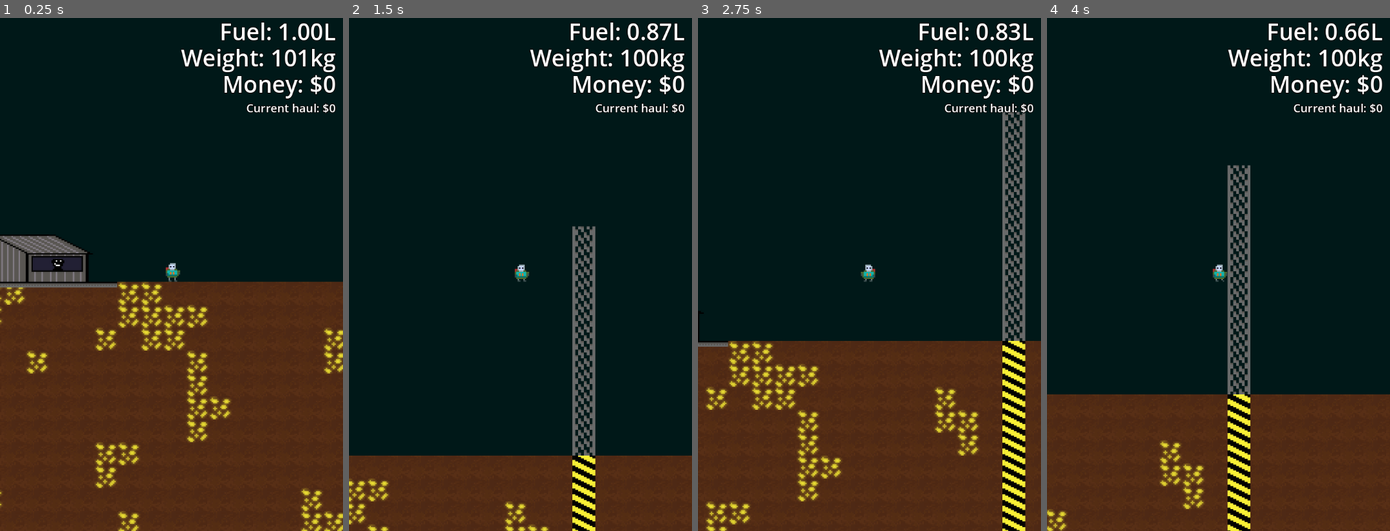
Above: before the commit, frames 1-4 (left to right).
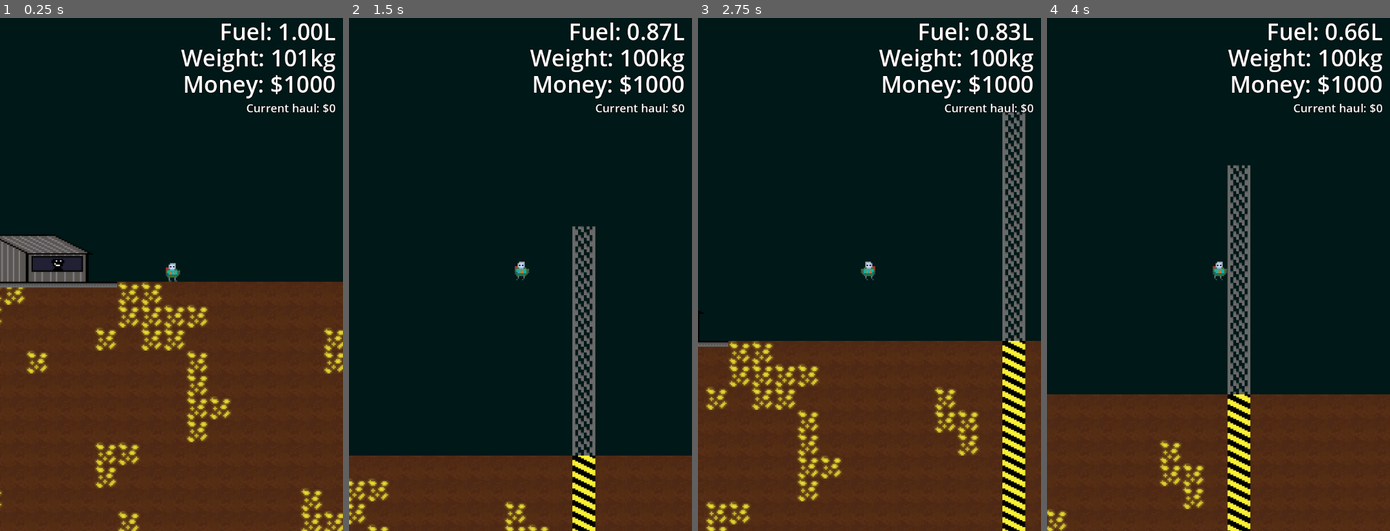
Above: after the commit, the same moments.

Repository: brikr/ludum-dare-57
Game: Godot game, scene res://scenes/main/main.tscn
The game is run twice, just before and just after one commit, with the same random seed, the same clock (stepped at 60 frames per second) and the same inputs.
Inputs (mouse positions are in pixels of both pictures, inside the frame that each line leads up to):
- Up to frame 1 (0.25 s): no input
- Up to frame 2 (1.5 s): tap Enter at 0.5 s; move the mouse to (595, 248) at 0.52 s; hold Space (jump) 0.53-1.28 s; hold D (move_right) from 0.53 s (still down); move the mouse to (451, 300) at 1.27 s; tap F (interact) at 1.35 s
- Up to frame 3 (2.75 s): tap Space (jump) at 1.52, 1.55, 1.82, 2.3 s; move the mouse to (903, 161) at 2.02 s; release D (move_right) at 2.03 s; press the mouse at (903, 161) at 2.03 s; hold A (move_left) from 2.03 s (still down)
- Up to frame 4 (4 s): move the mouse to (1201, 377) at 2.77 s; release A (move_left) at 2.78 s; release the mouse at (1201, 377) at 2.78 s; hold D (move_right) from 2.78 s (still down); tap Space (jump) at 2.85, 3.02, 3.32 s; move the mouse to (1321, 351) at 3.52 s; hold Space (jump) from 3.53 s (still down); tap F (interact) at 3.6 s

The runs differ from the first frame. In frame 1, 0.8% of the frame differs, in the area x 53-98%, y 11-16%; in frame 2, 0.9%, in the area x 48-98%, y 11-52%; in frame 3, 0.9%; in frame 4, 0.9%.

Commit message:
air animations

Diff:
--- a/scenes/player/player.gd
+++ b/scenes/player/player.gd
@@ -60,7 +60,9 @@
 var haul_weight = 0.0
 ## Bank
 # value of sold items
-var bank_value = 0.0
+var bank_value = 1000.0
+## Jetpack
+var is_jetpacking = false
 
 func _ready():
   $AnimatedSprite2D.play()
@@ -69,22 +71,38 @@
 func _physics_process(delta):
   _process_movement(delta)
   _process_digging(delta)
-
-func _animate_on_ground(velocity: Vector2):
+  _process_animation()
+
+func _process_animation():
   if velocity == Vector2(0, 0):
+    # idle
     $AnimatedSprite2D.speed_scale = 1.0
-    # idle
     if $AnimatedSprite2D.animation.ends_with("right"):
       $AnimatedSprite2D.animation = "idle_right"
     else:
       $AnimatedSprite2D.animation = "idle_left"
-
-  else:
-    $AnimatedSprite2D.speed_scale = 10.0
-    if velocity.x < 0:
-      $AnimatedSprite2D.animation = "walk_left"
-    else:
-      $AnimatedSprite2D.animation = "walk_right"
+  else:
+    # movin
+    if is_on_floor():
+      # ground
+      $AnimatedSprite2D.speed_scale = 10.0
+      if Input.get_axis("move_left", "move_right") < 0:
+        $AnimatedSprite2D.animation = "walk_left"
+      else:
+        $AnimatedSprite2D.animation = "walk_right"
+    else:
+      # air
+      if is_jetpacking:
+        $AnimatedSprite2D.speed_scale = 2.0
+      else:
+        # if not jetpacking, just freeze on first frame of air anim
+        $AnimatedSprite2D.speed_scale = 0.0
+        $AnimatedSprite2D.frame = 0
+      if Input.get_axis("move_left", "move_right") < 0:
+        $AnimatedSprite2D.animation = "air_left"
+      else:
+        $AnimatedSprite2D.animation = "air_right"
+
 
 func _process_movement(delta):
   if is_on_floor():
@@ -100,8 +118,6 @@
       velocity.x = move_toward(velocity.x, move_direction * speed, accel)
     else:
       velocity.x = move_toward(velocity.x, 0, accel)
-
-    _animate_on_ground(velocity)
   else:
     # Air stuff
     # Apply gravity
@@ -116,10 +132,13 @@
       velocity.x = move_toward(velocity.x, 0, air_accel)
 
     if Input.is_action_pressed("jump") && $JetpackDelay.is_stopped() && current_fuel > 0:
+      is_jetpacking = true
       # jetpack go brrr
       velocity.y = move_toward(velocity.y, -jetpack_speed_limit, get_jetpack_accel())
       # consume fuel
       current_fuel -= jetpack_fuel_efficiency
+    else:
+      is_jetpacking = false
 
   move_and_slide()
   clamp_to_world()
--- a/scenes/player/player.tscn
+++ b/scenes/player/player.tscn
@@ -1,10 +1,58 @@
-[gd_scene load_steps=32 format=3 uid="uid://eduld2nd3eqw"]
+[gd_scene load_steps=44 format=3 uid="uid://eduld2nd3eqw"]
 
 [ext_resource type="Script" uid="uid://dpbukbr1m44es" path="res://scenes/player/player.gd" id="1_8afob"]
 [ext_resource type="Texture2D" uid="uid://cwog7sm42684w" path="res://assets/tile_highlight.png" id="2_dovo2"]
 [ext_resource type="Texture2D" uid="uid://clokykimm1apq" path="res://assets/player.png" id="2_lvxji"]
 [ext_resource type="Texture2D" uid="uid://cc2qiohmmy07d" path="res://assets/tile_breaking.png" id="3_gmlin"]
 
+[sub_resource type="AtlasTexture" id="AtlasTexture_28m0y"]
+atlas = ExtResource("2_lvxji")
+region = Rect2(0, 64, 16, 16)
+
+[sub_resource type="AtlasTexture" id="AtlasTexture_uniwh"]
+atlas = ExtResource("2_lvxji")
+region = Rect2(16, 64, 16, 16)
+
+[sub_resource type="AtlasTexture" id="AtlasTexture_iqsei"]
+atlas = ExtResource("2_lvxji")
+region = Rect2(32, 64, 16, 16)
+
+[sub_resource type="AtlasTexture" id="AtlasTexture_tffgl"]
+atlas = ExtResource("2_lvxji")
+region = Rect2(48, 64, 16, 16)
+
+[sub_resource type="AtlasTexture" id="AtlasTexture_pk8ii"]
+atlas = ExtResource("2_lvxji")
+region = Rect2(64, 64, 16, 16)
+
+[sub_resource type="AtlasTexture" id="AtlasTexture_5mf0n"]
+atlas = ExtResource("2_lvxji")
+region = Rect2(80, 64, 16, 16)
+
+[sub_resource type="AtlasTexture" id="AtlasTexture_4hvnv"]
+atlas = ExtResource("2_lvxji")
+region = Rect2(0, 80, 16, 16)
+
+[sub_resource type="AtlasTexture" id="AtlasTexture_bbmj2"]
+atlas = ExtResource("2_lvxji")
+region = Rect2(16, 80, 16, 16)
+
+[sub_resource type="AtlasTexture" id="AtlasTexture_kxw46"]
+atlas = ExtResource("2_lvxji")
+region = Rect2(32, 80, 16, 16)
+
+[sub_resource type="AtlasTexture" id="AtlasTexture_8qxvo"]
+atlas = ExtResource("2_lvxji")
+region = Rect2(48, 80, 16, 16)
+
+[sub_resource type="AtlasTexture" id="AtlasTexture_5q8fn"]
+atlas = ExtResource("2_lvxji")
+region = Rect2(64, 80, 16, 16)
+
+[sub_resource type="AtlasTexture" id="AtlasTexture_wva7c"]
+atlas = ExtResource("2_lvxji")
+region = Rect2(80, 80, 16, 16)
+
 [sub_resource type="AtlasTexture" id="AtlasTexture_uf5tr"]
 atlas = ExtResource("2_lvxji")
 region = Rect2(16, 0, 16, 16)
@@ -74,6 +122,52 @@
 animations = [{
 "frames": [{
 "duration": 1.0,
+"texture": SubResource("AtlasTexture_28m0y")
+}, {
+"duration": 1.0,
+"texture": SubResource("AtlasTexture_uniwh")
+}, {
+"duration": 1.0,
+"texture": SubResource("AtlasTexture_iqsei")
+}, {
+"duration": 1.0,
+"texture": SubResource("AtlasTexture_tffgl")
+}, {
+"duration": 1.0,
+"texture": SubResource("AtlasTexture_pk8ii")
+}, {
+"duration": 1.0,
+"texture": SubResource("AtlasTexture_5mf0n")
+}],
+"loop": true,
+"name": &"air_left",
+"speed": 5.0
+}, {
+"frames": [{
+"duration": 1.0,
+"texture": SubResource("AtlasTexture_4hvnv")
+}, {
+"duration": 1.0,
+"texture": SubResource("AtlasTexture_bbmj2")
+}, {
+"duration": 1.0,
+"texture": SubResource("AtlasTexture_kxw46")
+}, {
+"duration": 1.0,
+"texture": SubResource("AtlasTexture_8qxvo")
+}, {
+"duration": 1.0,
+"texture": SubResource("AtlasTexture_5q8fn")
+}, {
+"duration": 1.0,
+"texture": SubResource("AtlasTexture_wva7c")
+}],
+"loop": true,
+"name": &"air_right",
+"speed": 5.0
+}, {
+"frames": [{
+"duration": 1.0,
 "texture": SubResource("AtlasTexture_uf5tr")
 }, {
 "duration": 1.0,
@@ -239,8 +333,7 @@
 [node name="AnimatedSprite2D" type="AnimatedSprite2D" parent="."]
 position = Vector2(0, -2)
 sprite_frames = SubResource("SpriteFrames_uf5tr")
-animation = &"walk_right"
-frame_progress = 0.682913
+animation = &"air_right"
 
 [node name="Camera2D" type="Camera2D" parent="."]
 zoom = Vector2(3, 3)
Binary file changed: assets/player.aseprite
Binary file changed: assets/player.png
